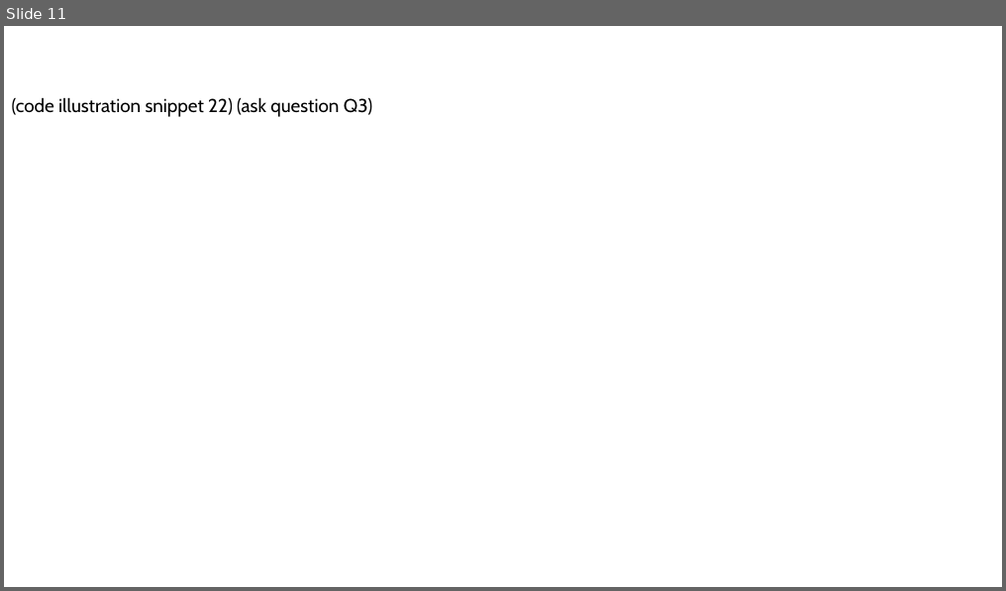
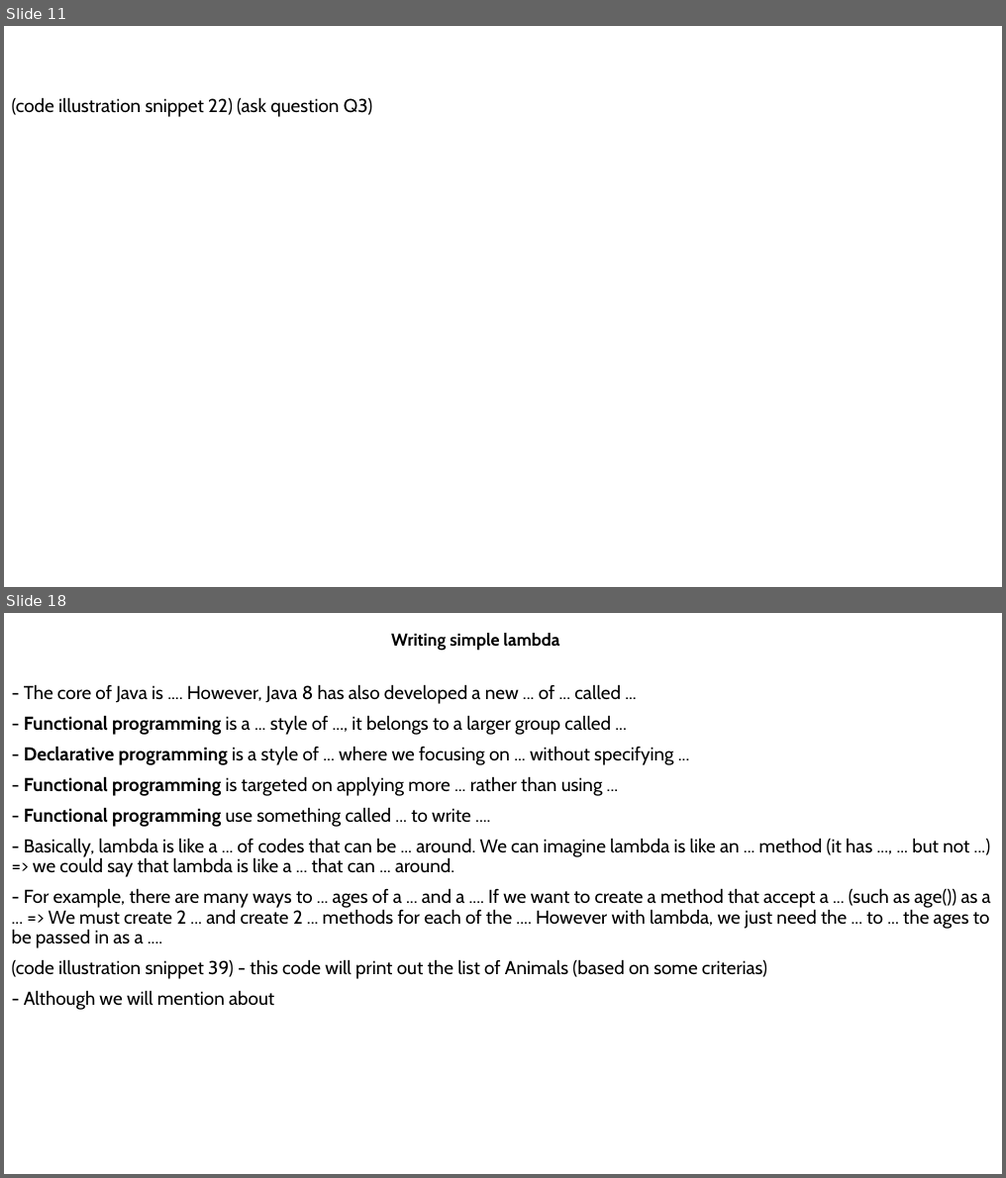
Before and after one commit to MaiDinhVinh/CS-Java, a slide deck: self-study resources/J8SE1/Chapter 4 - Methods and Encapsulation.pptx. Shown one above the other, each under a label of ours: slide 11 before the commit, slides 11 and 18 after it; the slides between them are not shown. The pictures are 1006x591 and 1006x1178 pixels, drawn with LibreOffice and Linux fonts; fonts in the diff are those of the drawing. Boxes give left, top, right and bottom in pixels: in the first picture for what was removed or moved away, otherwise in the second. Text is boxed around its words. In the diff, an @@ line names an element or a change of style, - is before the commit and + after.

```diff
--- a/self-study resources/J8SE1/Chapter 4 - Methods and Encapsulation.pptx
+++ b/self-study resources/J8SE1/Chapter 4 - Methods and Encapsulation.pptx
@@ slide 18 added at bbox=[4, 613, 1002, 1174], background #FFFFFF @@
@@ subtitle added at bbox=[391, 633, 559, 651], 16.6 pt, text #000000, bold @@
+Writing simple lambda
@@ text added at bbox=[12, 684, 991, 1010], 18 pt, text #000000 @@
+- The core of Java is .... However, Java 8 has also developed a new ... of ... called ...
+- Functional programming is a ... style of ..., it belongs to a larger group called ...
+- Declarative programming is a style of ... where we focusing on ... without specifying ...
+- Functional programming is targeted on applying more ... rather than using ...
+- Functional programming use something called ... to write ....
+- Basically, lambda is like a ... of codes that can be ... around. We can imagine lambda is like an ... method (it has ..., ... but not ...) => we could say that lambda is like a ... that can ... around.
+- For example, there are many ways to ... ages of a ... and a .... If we want to create a method that accept a ... (such as age()) as a ... => We must create 2 ... and create 2 ... methods for each of the .... However with lambda, we just need the ... to ... the ages to be passed in as a ....
+(code illustration snippet 39) - this code will print out the list of Animals (based on some criterias)
+- Although we will mention about
```
Also in this commit, not shown: 6 other slides added.
